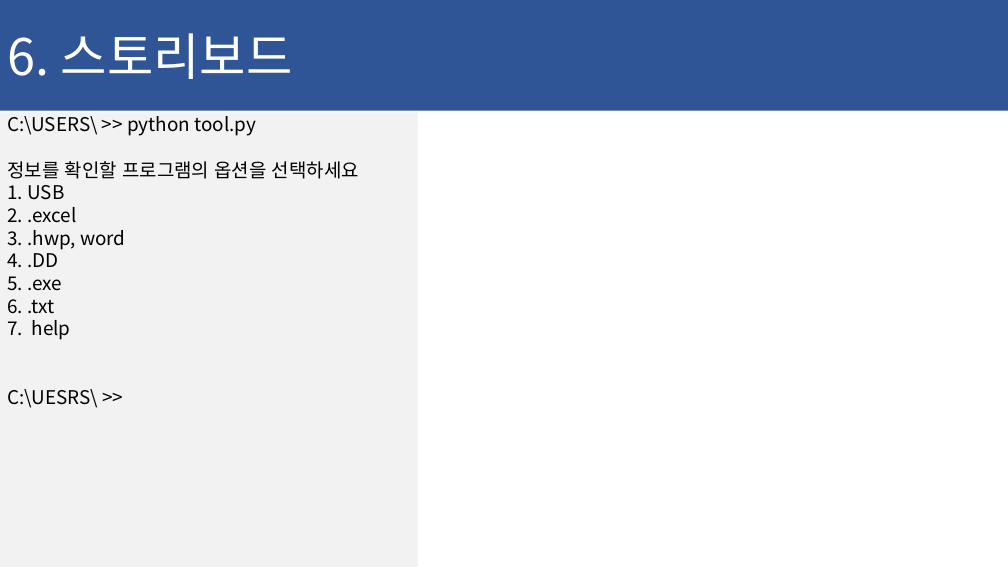
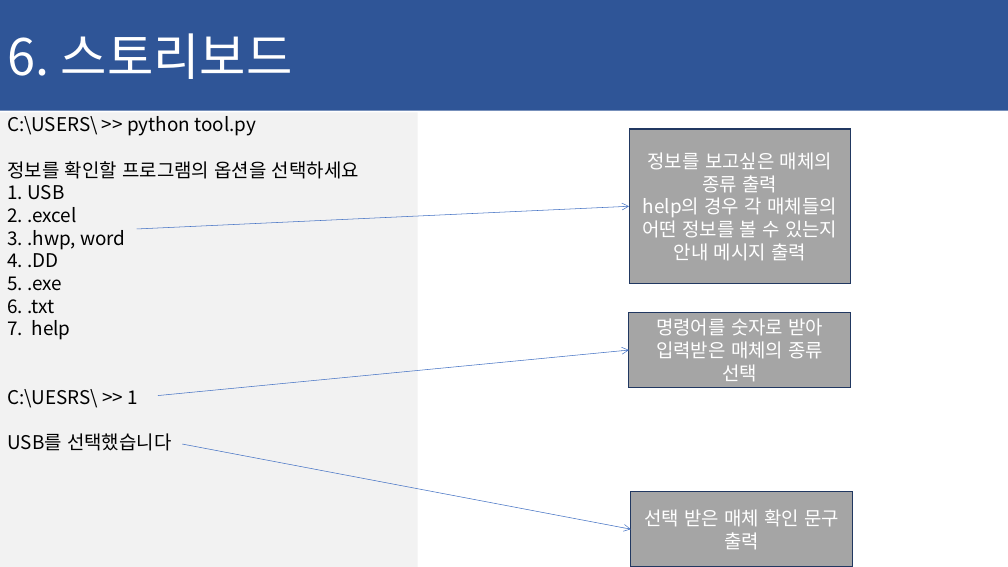
Before and after one commit to ChaeSung-Lee/DJ_InternShip, a slide deck: slide 31 of 2021_Summer/jp.hong/Project_BnD_jph.pptx. Drawn at 1008x567 pixels with LibreOffice and Linux fonts; fonts in the diff are those of the drawing. Boxes give left, top, right and bottom in pixels: in the first picture for what was removed or moved away, otherwise in the second. Text is boxed around its words. In the diff, an @@ line names an element or a change of style, - is before the commit and + after.

```diff
--- a/2021_Summer/jp.hong/Project_BnD_jph.pptx
+++ b/2021_Summer/jp.hong/Project_BnD_jph.pptx
@@ rectangle added at (629,129,851,284), fill #A5A5A5, outline #223961 1 pt, 18 pt, text #FFFFFF @@
+정보를 보고싶은 매체의 종류 출력
+help의 경우 각 매체들의 어떤 정보를 볼 수 있는지 안내 메시지 출력
@@ arrow added from (137, 229) to (629, 206), #4472C4 0.5 pt @@
@@ rectangle added at (629,312,851,388), fill #A5A5A5, outline #223961 1 pt, 18 pt, text #FFFFFF @@
+명령어를 숫자로 받아 입력받은 매체의 종류 선택
@@ arrow added from (158, 395) to (629, 350), #4472C4 0.5 pt @@
@@ text in rectangle at (7,389,171,451): text changed @@
-C:\UESRS\ >>
+C:\UESRS\ >> 1
+USB를 선택했습니다
@@ arrow added from (182, 444) to (631, 529), #4472C4 0.5 pt @@
@@ rectangle added at (631,492,852,567), fill #A5A5A5, outline #223961 1 pt, 18 pt, text #FFFFFF @@
+선택 받은 매체 확인 문구 출력
```
Also in this commit, not shown: 6 other slides changed.
